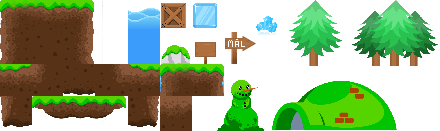
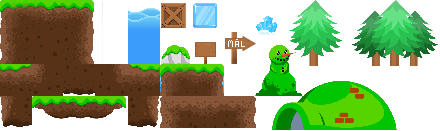
Layered file, before and after one edit (440x131). Changes by layer:
added layer "Lager 6" above "Lager 5" over [228, 96, 256, 128]
painted on "Lager 5" over [160, 45, 302, 131]
